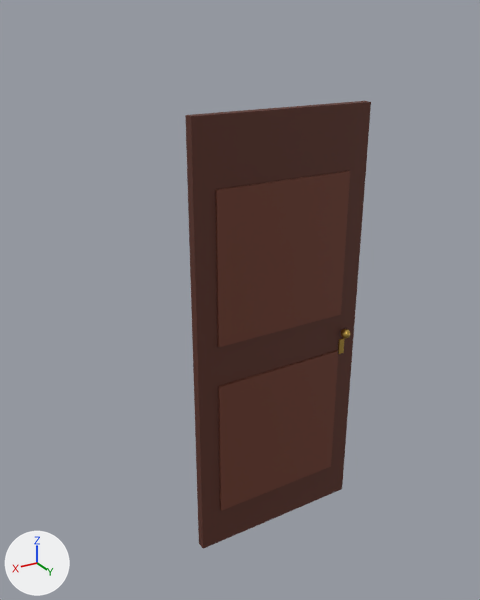
Renders of the FBX model MudancaAssombrada/Assets/Art/Environment/Porta/SM_ENV_Porta.fbx from each side of a commit.
Rendered twice from a camera (50 mm lens) standing at (1.16, 2.31, 2.44) and looking at (-0.26, -0.05, 1.26). The axes (+X, +Y, +Z) are drawn at lower left. The lights are the same throughout. The older version comes first. Where no turn or scale is listed for an object, it has been applied to the vertices.

Before the edit, the objects in view are built like this:
```python
me_sm_env_porta = bpy.data.meshes.new('SM_ENV_Porta')
me_sm_env_porta.from_pydata(...)  # 136 vertices, 144 faces; spans x -0.88..0.0, y -0.08..0.08, z 0.0..2.09
# faces by material slot: [6, 12, 126]
me_sm_env_porta.materials.append(mat_mat_env_mogno)  # brown #5a2e22
me_sm_env_porta.materials.append(mat_mat_env_mognoclaro)  # brown #6e3a2a
me_sm_env_porta.materials.append(mat_mat_env_latao)  # yellow #d9b45a
ob_sm_env_porta = bpy.data.objects.new('SM_ENV_Porta', me_sm_env_porta)
ob_sm_env_porta.location = (0.0, 0.0, 0.0)
```
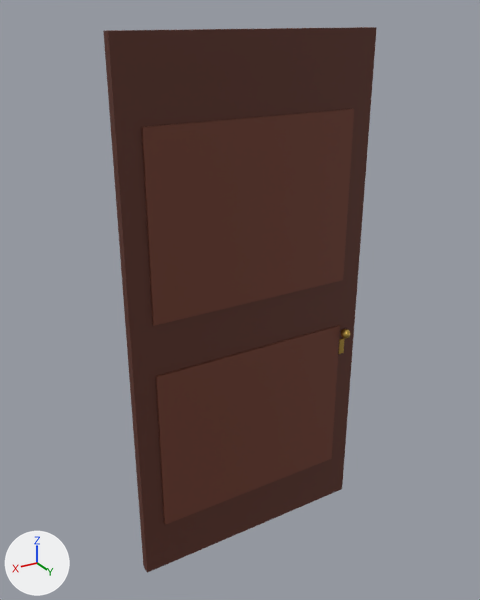
The newer file is also turned or shifted as a whole; pictures and numbers use the older file's frame.

Boxes (x1, y1, x2, y2) around the edits, measured in the pictures (480 x 600 px; the box of a moved part takes in the faces that stretch with it):
'SM_ENV_Porta', reshaped (47% wider, 22% taller): before (185, 101, 371, 549); after (103, 27, 377, 573)
part 1 of me_sm_env_porta, moved or reshaped: before (185, 101, 371, 549); after (103, 27, 377, 573)
part 2 of me_sm_env_porta, moved or reshaped: before (218, 350, 338, 511); after (156, 325, 340, 525)
part 3 of me_sm_env_porta, moved or reshaped: before (215, 171, 350, 347); after (142, 109, 354, 326)

The change, as a list of edits to the scene's bpy script:
```text
Change me_sm_env_porta:
    used by ob_sm_env_porta; location = (0.0, 0.0, 0.0)
    remove me_sm_env_porta.from_pydata(...)  # 136 vertices, 144 faces; spans x -0.88..0.0, y -0.08..0.08, z 0.0..2.09
    add me_sm_env_porta.from_pydata(...)  # 136 vertices, 144 faces; spans x -0.88..0.3, y -0.08..0.08, z 0.0..2.39
    me_sm_env_porta part 1: the loose piece of 8 vertices spanning x -0.88..0.0, y -0.02..0.02, z 0.0..2.09 is scaled about its middle by (1.34, 1, 1.14), then moved by (0.15, 0.0, 0.15)
    me_sm_env_porta part 2: the loose piece of 8 vertices spanning x -0.78..-0.1, y 0.02..0.03, z 0.2..0.9 is scaled about its middle by (1.44, 1, 1.13), then moved by (0.15, 0.0, 0.1)
    me_sm_env_porta part 3: the loose piece of 8 vertices spanning x -0.78..-0.1, y 0.02..0.03, z 1.1..1.8 is scaled about its middle by (1.44, 1, 1.13), then moved by (0.15, 0.0, 0.22)
```
